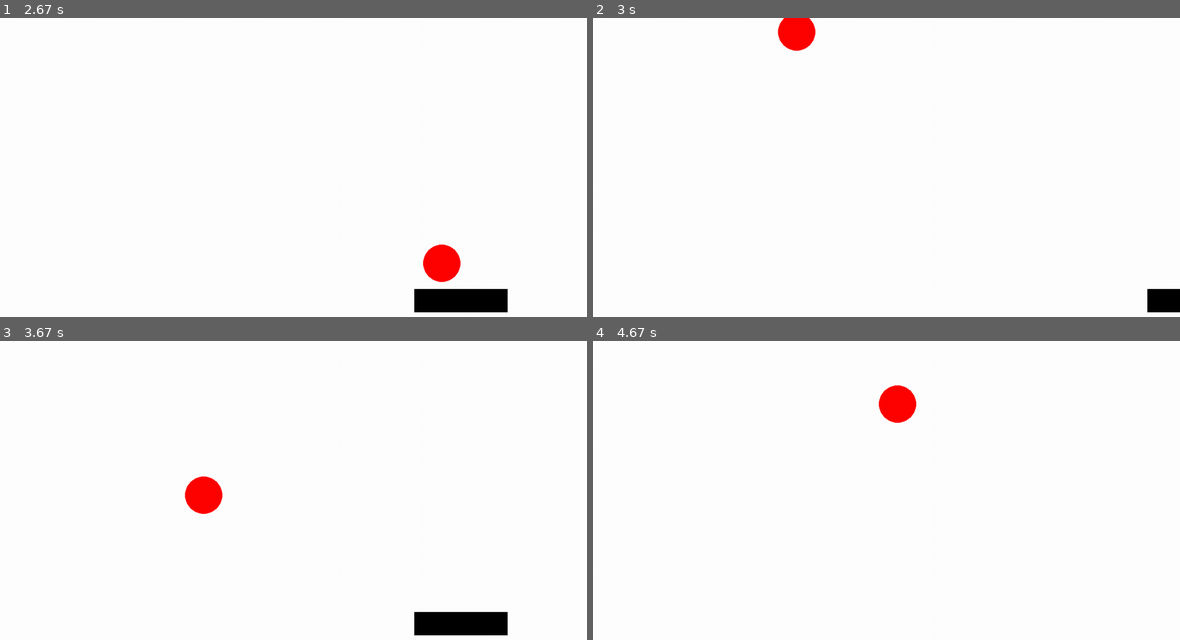
Above: before the commit, frames 1-4 (two rows, left to right).
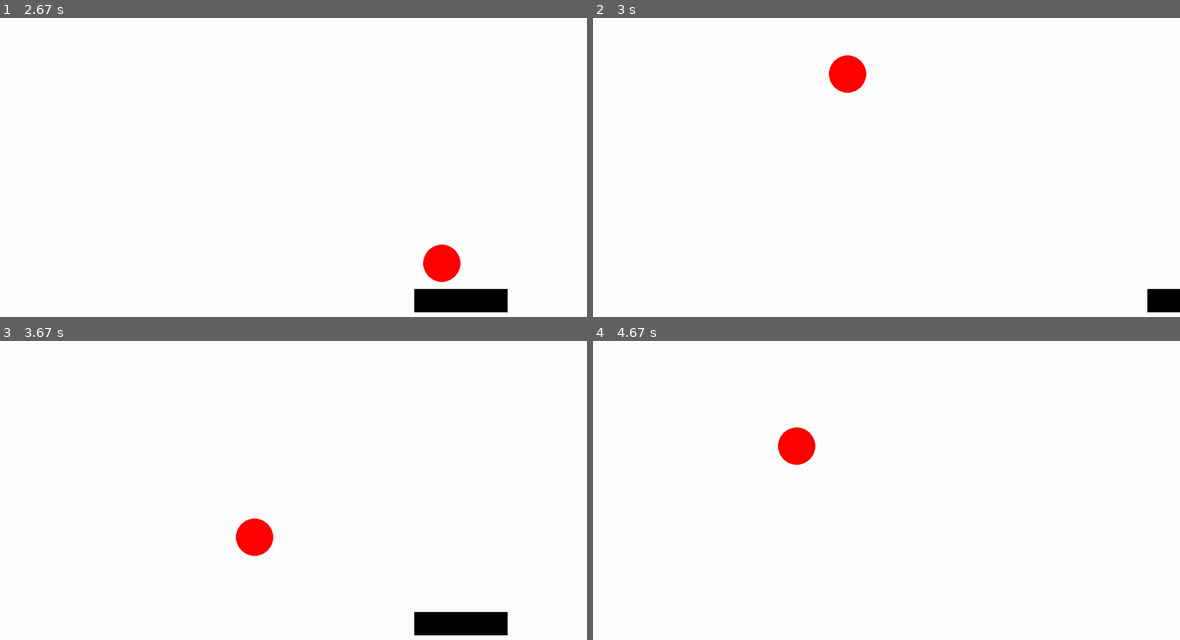
Above: after the commit, the same moments.

Repository: 100ballovby/tuesday_start_5PM_2122
Game: pygame game, started from 20_lesson_1502/00.py
Two runs of this game, one before a commit and one after it. Both use one fixed random seed, a clock stepped at 60 frames per second and the inputs below.
Inputs:
- Up to frame 1 (2.67 s): hold Right 0.33-0.8 s; hold Right 0.83-1.3 s; hold Left 1.33-1.87 s; hold Left 1.9-2.3 s; hold Right from 2.33 s (still down)
- Up to frame 2 (3 s): release Right at 2.97 s
- Up to frame 3 (3.67 s): hold Left 3-3.47 s; hold Right from 3.5 s (still down)
- Up to frame 4 (4.67 s): release Right at 3.97 s; hold Right 4-4.47 s; hold Left from 4.5 s (still down)

Frame 1 is identical in both runs. In frame 2, 1.2% of the frame differs, in the area x 31-47%, y 0-26%; in frame 3, 1.3%; in frame 4, 1.3%, in the area x 31-56%, y 14-42%.

Commit message:
Adding platform collision

Diff:
--- a/20_lesson_1502/00.py
+++ b/20_lesson_1502/00.py
@@ -29,6 +29,11 @@
     platform = rect(screen, (0, 0, 0), [player_x, player_y, 200, 50])
     enemy = circle(screen, (255, 0, 0), [enemy_x, enemy_y], 40)
 
+    # коллизия платформы
+    if platform.colliderect(enemy):
+        enemy_y = 0
+        enemy_x = randint(0, W)
+
     pg.display.update()
 
     # перемещение платформы по кнопкам
